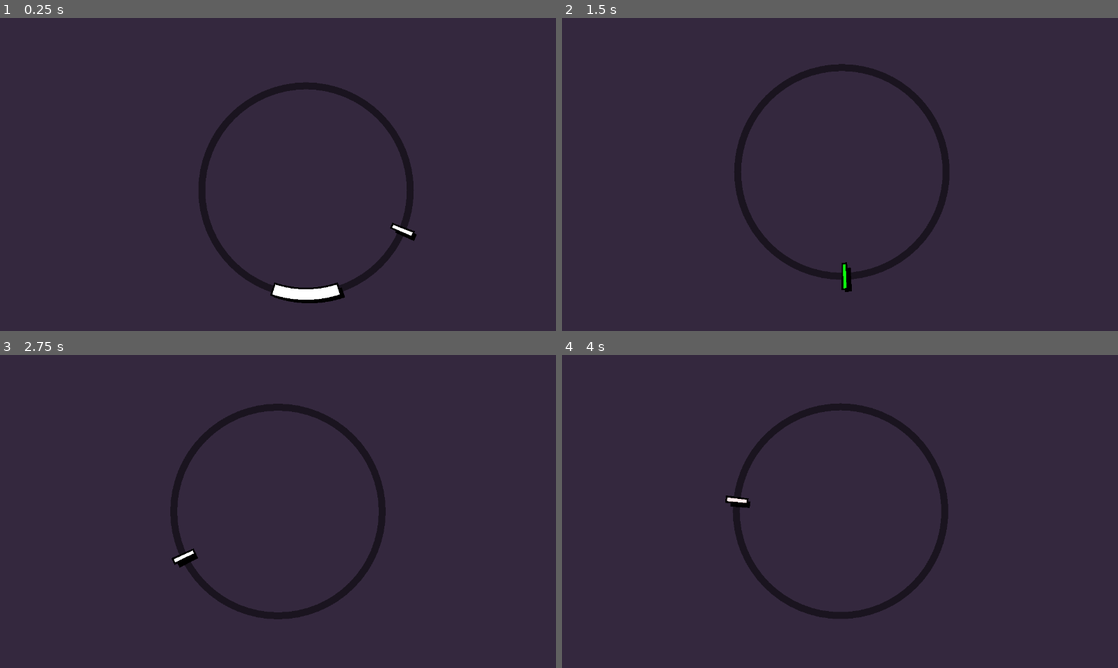
Above: before the commit, frames 1-4 (two rows, left to right).
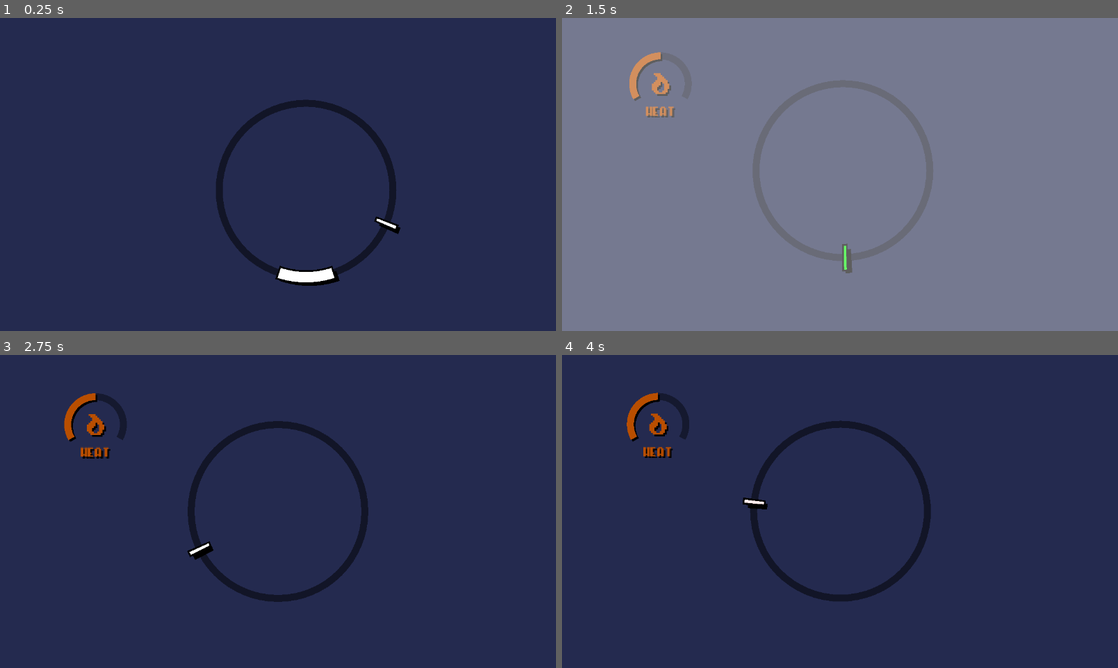
Above: after the commit, the same moments.

Repository: Ayabee527/mini-jam-214-machines
Game: Godot game, scene res://main/main.tscn
The game is run twice, just before and just after one commit, with the same random seed, the same clock (stepped at 60 frames per second) and the same inputs.
Inputs:
- Up to frame 1 (0.25 s): no input
- Up to frame 2 (1.5 s): tap Space (confirm) at 0.6, 1.35 s
- Up to frame 3 (2.75 s): tap Space (confirm) at 2.1 s
- Up to frame 4 (4 s): tap Space (confirm) at 2.85, 3.6 s

The runs differ from the first frame. In frame 1, 5.7% of the frame differs, in the area x 35-75%, y 20-92%; in frame 2, 100%, in the area x 0-100%, y 0-100%; in frame 3, 5.9%; in frame 4, 5.9%.

Commit message:
added all machines + functionality progress

Diff:
--- a/game_new/autoloads/GameManager.gd
+++ b/game_new/autoloads/GameManager.gd
@@ -1,5 +1,68 @@
 extends Node
 
+signal machine_added(machine: Machines)
+signal machine_removed(machine: Machines)
+
 enum GaugeID {
-	START_GAME
+	START_GAME,
+	TOGGLE_HEAT,
 }
+
+enum Machines {
+	HEAT,
+	PRESSURE,
+	POWER,
+	CLOCK,
+	SIGNAL,
+	RADIATION,
+}
+
+var datas: Dictionary[Machines, MachineData] = {
+	Machines.HEAT: null,
+	Machines.PRESSURE: null,
+	Machines.POWER: null,
+	Machines.CLOCK: null,
+	Machines.SIGNAL: null,
+	Machines.RADIATION: null,
+}
+
+var colors: Dictionary[Machines, Color] = {
+	Machines.HEAT: Color(0.725, 0.306, 0.0, 1.0),
+	Machines.PRESSURE: Color(0.541, 0.714, 0.761, 1.0),
+	Machines.POWER: Color(0.824, 0.741, 0.176, 1.0),
+	Machines.CLOCK: Color(0.49, 0.455, 0.29, 1.0),
+	Machines.SIGNAL: Color(0.992, 0.255, 0.918, 1.0),
+	Machines.RADIATION: Color(0.0, 0.882, 0.306, 1.0),
+}
+
+func add_machine(machine: Machines) -> void:
+	if datas[machine] == null:
+		var data: MachineData = MachineData.new()
+		datas[machine] = data
+		machine_added.emit(machine)
+
+func remove_machine(machine: Machines) -> void:
+	if datas[machine] != null:
+		datas[machine] = null
+		machine_removed.emit(machine)
+
+func get_machine_data(machine: Machines) -> MachineData:
+	return datas[machine]
+
+func get_locked_machines() -> Array[Machines]:
+	var locked: Array[Machines] = []
+
+	for machine in datas:
+		if datas[machine] == null:
+			locked.append(machine)
+
+	return locked
+
+func get_unlocked_machines() -> Array[Machines]:
+	var unlocked: Array[Machines] = []
+
+	for machine in datas:
+		if datas[machine] != null:
+			unlocked.append(machine)
+
+	return unlocked
--- a/game_new/dial/dial.gd
+++ b/game_new/dial/dial.gd
@@ -98,6 +98,18 @@
 			breadth + gauge_sheath
 		)
 
+		#if gauge.icon:
+			#draw_texture(
+				#gauge.icon,
+				#(Vector2.from_angle(gauge.cur_angle) * (radius + 16.0)) - (gauge.icon.get_size() / 2.0) + shadow_offset,
+				#Color.BLACK
+			#)
+			#draw_texture(
+				#gauge.icon,
+				#(Vector2.from_angle(gauge.cur_angle) * (radius + 16.0)) - (gauge.icon.get_size() / 2.0),
+				#gauge.icon_color
+			#)
+
 func get_state() -> DialState:
 	return state
 
--- a/game_new/dial/gauge.gd
+++ b/game_new/dial/gauge.gd
@@ -2,6 +2,8 @@
 extends RefCounted
 
 var id: GameManager.GaugeID = GameManager.GaugeID.START_GAME
+var icon: Texture2D
+var icon_color: Color
 var color: Color = Color.WHITE
 var start_angle: float = 0.0
 var width: float = 0.05
--- a/game_new/machiners/machiner.gd
+++ /dev/null
@@ -1,4 +0,0 @@
-class_name Machiner
-extends Resource
-
-@export var type: String = ""
--- /dev/null
+++ b/game_new/machines/machine_data.gd
@@ -0,0 +1,15 @@
+class_name MachineData
+extends RefCounted
+
+signal emptied()
+signal filled()
+
+var status: float = 0.5
+var broken: bool = false
+
+func set_status(new_status: float) -> void:
+	status = clampf(new_status, 0.0, 1.0)
+	if status == 0.0:
+		emptied.emit()
+	if status == 1.0:
+		filled.emit()
--- /dev/null
+++ b/game_new/machines/machine_dial/machine_dial.gd
@@ -0,0 +1,111 @@
+class_name MachineDial
+extends Node2D
+
+const MAX_SHAKE_AMOUNT: float = 8.0
+
+@export var machine_name: String = ""
+@export var machine_id: GameManager.Machines = GameManager.Machines.HEAT
+@export var radius: float = 16.0
+@export var breadth: float = 4.0
+@export var shadow_offset: Vector2 = Vector2.ONE * 1.0
+@export var color: Color = Color.WHITE
+@export var angle_offset: float = 90.0
+@export var start_angle: float = 60.0
+@export var end_angle: float = 300.0
+@export var font_size: int = 8
+@export var font_offset: Vector2 = Vector2(0, 24)
+
+@export var icon: Texture2D
+@export var font: Font
+@export_group("Inner Dependencies")
+@export var shake_timer: Timer
+
+var machine_data: MachineData
+
+var shake_amount: float = 0.0
+var shake_offset: Vector2 = Vector2.ZERO
+
+func _ready() -> void:
+	GameManager.machine_added.connect(
+		func(machine: GameManager.Machines):
+			if machine == machine_id:
+				machine_data = GameManager.get_machine_data(machine)
+	)
+	GameManager.machine_removed.connect(
+		func(machine: GameManager.Machines):
+			if machine == machine_id:
+				machine_data = null
+	)
+
+	shake_timer.start()
+
+func _process(_delta: float) -> void:
+	queue_redraw()
+
+func _draw() -> void:
+	if not machine_data:
+		return
+
+	draw_set_transform(shake_offset)
+	draw_arc(
+		Vector2.ZERO, radius, deg_to_rad(start_angle + angle_offset),
+		deg_to_rad(end_angle + angle_offset), 64,
+		Color(0,0,0,0.4), breadth
+	)
+
+	if machine_data:
+		var progress: float = machine_data.status * (end_angle - start_angle)
+		draw_arc(
+			shadow_offset, radius, deg_to_rad(start_angle + angle_offset),
+			deg_to_rad(start_angle + progress + angle_offset),
+			64, Color.BLACK, breadth
+		)
+		draw_arc(
+			Vector2.ZERO, radius, deg_to_rad(start_angle + angle_offset),
+			deg_to_rad(start_angle + progress + angle_offset),
+			64, color, breadth
+		)
+
+	if icon:
+		draw_texture(
+			icon, center_icon(shadow_offset, icon), Color.BLACK
+		)
+		draw_texture(
+			icon, center_icon(Vector2.ZERO, icon), color
+		)
+
+	if font:
+		draw_string(
+			font, center_string(font_offset + shadow_offset, machine_name, font),
+			machine_name, HORIZONTAL_ALIGNMENT_CENTER, -1,
+			font_size, Color.BLACK
+		)
+		draw_string(
+			font, center_string(font_offset, machine_name, font),
+			machine_name, HORIZONTAL_ALIGNMENT_CENTER, -1,
+			font_size, color
+		)
+
+func center_icon(pos: Vector2, c_icon: Texture2D) -> Vector2:
+	return pos - (c_icon.get_size() / 2.0)
+
+func center_string(pos: Vector2, string: String, c_font: Font) -> Vector2:
+	return pos - (c_font.get_string_size(string, HORIZONTAL_ALIGNMENT_CENTER, -1, font_size) / 2.0)
+
+func reshake() -> void:
+	shake_amount = 0.0
+	var power: int = 2
+	if machine_data:
+		shake_amount = pow(2, 2 * power) * MAX_SHAKE_AMOUNT * pow(machine_data.status - 0.5, 2 * power)
+
+	shake_offset = Vector2(
+		randf_range(-shake_amount, shake_amount),
+		randf_range(-shake_amount, shake_amount)
+	)
+
+	shake_timer.start(
+		lerp(1.0, 0.1, shake_amount / MAX_SHAKE_AMOUNT)
+	)
+
+func _on_shake_timer_timeout() -> void:
+	reshake()
--- /dev/null
+++ b/game_new/machines/machine_dial/machine_dial.tscn
@@ -0,0 +1,12 @@
+[gd_scene format=3 uid="uid://6gf01moesvyi"]
+
+[ext_resource type="Script" uid="uid://cjdi63hh7hlls" path="res://machines/machine_dial/machine_dial.gd" id="1_tafis"]
+
+[node name="MachineDial" type="Node2D" unique_id=1317172179 node_paths=PackedStringArray("shake_timer")]
+script = ExtResource("1_tafis")
+shake_timer = NodePath("ShakeTimer")
+
+[node name="ShakeTimer" type="Timer" parent="." unique_id=705087179]
+one_shot = true
+
+[connection signal="timeout" from="ShakeTimer" to="." method="_on_shake_timer_timeout"]
--- a/game_new/main/component_handler.gd
+++ /dev/null
@@ -1,10 +0,0 @@
-class_name ComponentHandler
-extends Node
-
-var machiner: Dictionary = {
-
-}
-
-func _on_dial_gauge_confirmed(id: GameManager.GaugeID) -> void:
-	match id:
-		pass
--- /dev/null
+++ b/game_new/main/machine_handler.gd
@@ -0,0 +1,33 @@
+class_name MachineHandler
+extends Node2D
+
+@export_group("Timers")
+@export var heat_timer: Timer
+@export var pressure_timer: Timer
+@export var power_timer: Timer
+@export var clock_timer: Timer
+@export var signal_timer: Timer
+@export var radiation_timer: Timer
+
+@onready var timers: Dictionary[GameManager.Machines, Timer] = {
+	GameManager.Machines.HEAT: heat_timer,
+	GameManager.Machines.PRESSURE: pressure_timer,
+	GameManager.Machines.POWER: power_timer,
+	GameManager.Machines.CLOCK: clock_timer,
+	GameManager.Machines.SIGNAL: signal_timer,
+	GameManager.Machines.RADIATION: radiation_timer,
+}
+
+func _ready() -> void:
+	GameManager.machine_added.connect(on_machine_added)
+
+func on_machine_added(machine: GameManager.Machines) -> void:
+	timers[machine].start()
+
+	match machine:
+		GameManager.Machines.HEAT:
+			pass
+
+func _on_dial_gauge_confirmed(id: GameManager.GaugeID) -> void:
+	match id:
+		pass
--- a/game_new/main/main.gd
+++ b/game_new/main/main.gd
@@ -24,7 +24,13 @@
 
 func _on_dial_gauge_confirmed(id: int) -> void:
 	if id == GameManager.GaugeID.START_GAME:
-		print("game started")
+		print_rich("[color=green][wave]Game Started!")
+		MainCam.shake(15.0, 15.0, 15.0)
+		MainCam.flash(Color(1,1,1,0.4), 0.5)
+		GameManager.add_machine(GameManager.Machines.HEAT)
+		#GameManager.add_machine(
+			#GameManager.get_locked_machines().pick_random()
+		#)
 
 
 func _on_dial_cursor_missed() -> void:
--- a/game_new/main/main.tscn
+++ b/game_new/main/main.tscn
@@ -3,7 +3,15 @@
 [ext_resource type="Script" uid="uid://dcot2cfu0es2a" path="res://dial/dial.gd" id="1_53q0u"]
 [ext_resource type="Script" uid="uid://nccet2uesjbh" path="res://main/main.gd" id="1_pjrb6"]
 [ext_resource type="FontFile" uid="uid://cjohmkr4cwqfc" path="res://assets/fonts/friendlyscribbles.ttf" id="2_xwkvk"]
-[ext_resource type="Script" uid="uid://d15dyf3agggex" path="res://main/component_handler.gd" id="4_c651c"]
+[ext_resource type="Script" uid="uid://d15dyf3agggex" path="res://main/machine_handler.gd" id="4_c651c"]
+[ext_resource type="PackedScene" uid="uid://6gf01moesvyi" path="res://machines/machine_dial/machine_dial.tscn" id="5_3wy1v"]
+[ext_resource type="Texture2D" uid="uid://ckmwnyphcp10" path="res://assets/textures/heat.png" id="6_4dugh"]
+[ext_resource type="FontFile" uid="uid://b3w1memles7js" path="res://assets/fonts/PixelMiddle.ttf" id="7_4dugh"]
+[ext_resource type="Texture2D" uid="uid://dsiua4mya6wf2" path="res://assets/textures/pressure.png" id="8_67ri8"]
+[ext_resource type="Texture2D" uid="uid://c4p16tbjyg6f6" path="res://assets/textures/power.png" id="9_grrlh"]
+[ext_resource type="Texture2D" uid="uid://bsh52tlp1ik67" path="res://assets/textures/clock.png" id="10_0i4oc"]
+[ext_resource type="Texture2D" uid="uid://qyc310pccmln" path="res://assets/textures/signal.png" id="11_bsumw"]
+[ext_resource type="Texture2D" uid="uid://coolrvbyvtgbb" path="res://assets/textures/radiation.png" id="12_fwcvl"]
 
 [node name="Main" type="Node2D" unique_id=1775691758 node_paths=PackedStringArray("dial", "bg_color")]
 script = ExtResource("1_pjrb6")
@@ -17,7 +25,7 @@
 custom_minimum_size = Vector2(320, 180)
 offset_right = 40.0
 offset_bottom = 40.0
-color = Color(0.20392157, 0.15686275, 0.24313726, 1)
+color = Color(0.14117648, 0.16470589, 0.30980393, 1)
 
 [node name="CenterContainer" type="CenterContainer" parent="BG" unique_id=1019083673]
 anchors_preset = 15
@@ -47,10 +55,85 @@
 position = Vector2(160, 90)
 script = ExtResource("1_53q0u")
 stun_time = 0.5
+radius = 50.0
 
-[node name="ComponentHandler" type="Node" parent="." unique_id=1083772639]
+[node name="MachineHandler" type="Node2D" parent="." unique_id=1883796819 node_paths=PackedStringArray("heat_timer", "pressure_timer", "power_timer", "clock_timer", "signal_timer", "radiation_timer")]
+position = Vector2(160, 90)
 script = ExtResource("4_c651c")
+heat_timer = NodePath("HeatTimer")
+pressure_timer = NodePath("PressureTimer")
+power_timer = NodePath("PowerTimer")
+clock_timer = NodePath("ClockTimer")
+signal_timer = NodePath("SignalTimer")
+radiation_timer = NodePath("RadiationTimer")
+
+[node name="HeatTimer" type="Timer" parent="MachineHandler" unique_id=482856802]
+
+[node name="PressureTimer" type="Timer" parent="MachineHandler" unique_id=881570694]
+
+[node name="PowerTimer" type="Timer" parent="MachineHandler" unique_id=1258356502]
+
+[node name="ClockTimer" type="Timer" parent="MachineHandler" unique_id=2085609934]
+
+[node name="SignalTimer" type="Timer" parent="MachineHandler" unique_id=2090585182]
+
+[node name="RadiationTimer" type="Timer" parent="MachineHandler" unique_id=2001299002]
+
+[node name="MiniDials" type="Node2D" parent="." unique_id=1829311294]
+
+[node name="HeatDial" parent="MiniDials" unique_id=1317172179 instance=ExtResource("5_3wy1v")]
+position = Vector2(55, 40)
+machine_name = "HEAT"
+color = Color(0.726208, 0.304893, 9.62615e-08, 1)
+font_size = 12
+icon = ExtResource("6_4dugh")
+font = ExtResource("7_4dugh")
+
+[node name="PressureDial" parent="MiniDials" unique_id=209281455 instance=ExtResource("5_3wy1v")]
+position = Vector2(55, 90)
+machine_name = "PRESSURE"
+machine_id = 1
+color = Color(0.5396156, 0.7125094, 0.7588439, 1)
+font_size = 12
+icon = ExtResource("8_67ri8")
+font = ExtResource("7_4dugh")
+
+[node name="PowerDial" parent="MiniDials" unique_id=1439385057 instance=ExtResource("5_3wy1v")]
+position = Vector2(55, 140)
+machine_name = "POWER"
+machine_id = 2
+color = Color(0.82176214, 0.74008936, 0.1774899, 1)
+font_size = 12
+icon = ExtResource("9_grrlh")
+font = ExtResource("7_4dugh")
+
+[node name="ClockDial" parent="MiniDials" unique_id=1863229324 instance=ExtResource("5_3wy1v")]
+position = Vector2(265, 40)
+machine_name = "CLOCK"
+machine_id = 3
+color = Color(0.48902702, 0.45539027, 0.2921141, 1)
+font_size = 12
+icon = ExtResource("10_0i4oc")
+font = ExtResource("7_4dugh")
+
+[node name="SignalDial" parent="MiniDials" unique_id=32697187 instance=ExtResource("5_3wy1v")]
+position = Vector2(265, 90)
+machine_name = "SIGNAL"
+machine_id = 4
+color = Color(0.9932075, 0.25600702, 0.9159728, 1)
+font_size = 12
+icon = ExtResource("11_bsumw")
+font = ExtResource("7_4dugh")
+
+[node name="RadiationDial" parent="MiniDials" unique_id=1891845075 instance=ExtResource("5_3wy1v")]
+position = Vector2(265, 140)
+machine_name = "RADIATION"
+machine_id = 5
+color = Color(0, 0.88235295, 0.30588236, 1)
+font_size = 12
+icon = ExtResource("12_fwcvl")
+font = ExtResource("7_4dugh")
 
 [connection signal="cursor_missed" from="Dial" to="." method="_on_dial_cursor_missed"]
 [connection signal="gauge_confirmed" from="Dial" to="." method="_on_dial_gauge_confirmed"]
-[connection signal="gauge_confirmed" from="Dial" to="ComponentHandler" method="_on_dial_gauge_confirmed"]
+[connection signal="gauge_confirmed" from="Dial" to="MachineHandler" method="_on_dial_gauge_confirmed"]
--- a/game_new/project.godot
+++ b/game_new/project.godot
@@ -39,7 +39,7 @@
 "res://autoloads/": "gray",
 "res://components/": "yellow",
 "res://dial/": "blue",
-"res://machiners/": "orange"
+"res://machines/": "orange"
 }
 
 [input]
Binary file added: game_new/assets/textures/clock.png
Not shown, added: game_new/assets/textures/clock.png.import
Binary file added: game_new/assets/textures/heat.png
Not shown, added: game_new/assets/textures/heat.png.import
Binary file added: game_new/assets/textures/power.png
Not shown, added: game_new/assets/textures/power.png.import
Binary file added: game_new/assets/textures/pressure.png
Not shown, added: game_new/assets/textures/pressure.png.import
Binary file added: game_new/assets/textures/radiation.png
Not shown, added: game_new/assets/textures/radiation.png.import
Binary file added: game_new/assets/textures/signal.png
Not shown, added: game_new/assets/textures/signal.png.import
(and 5 more such lines)
